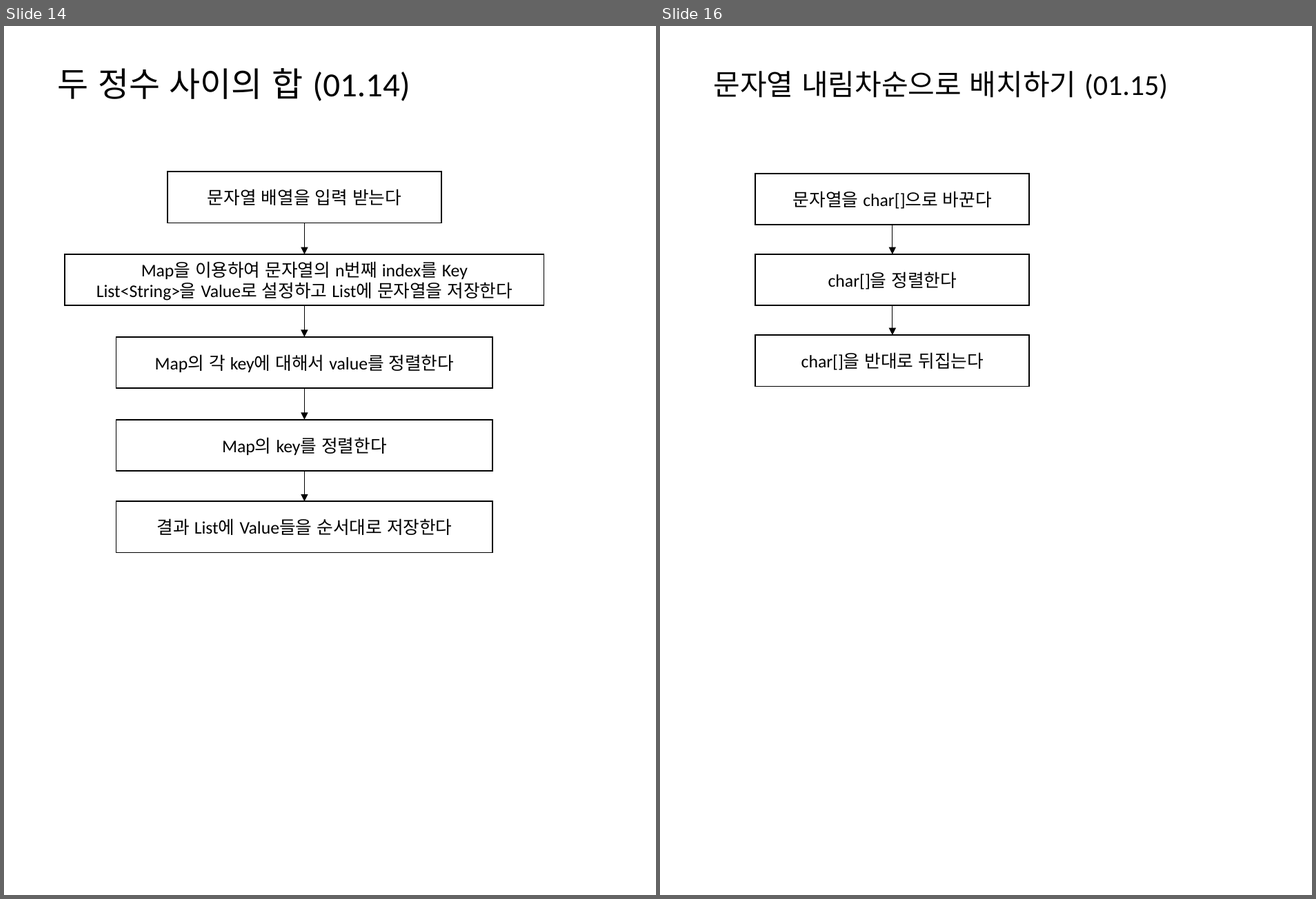
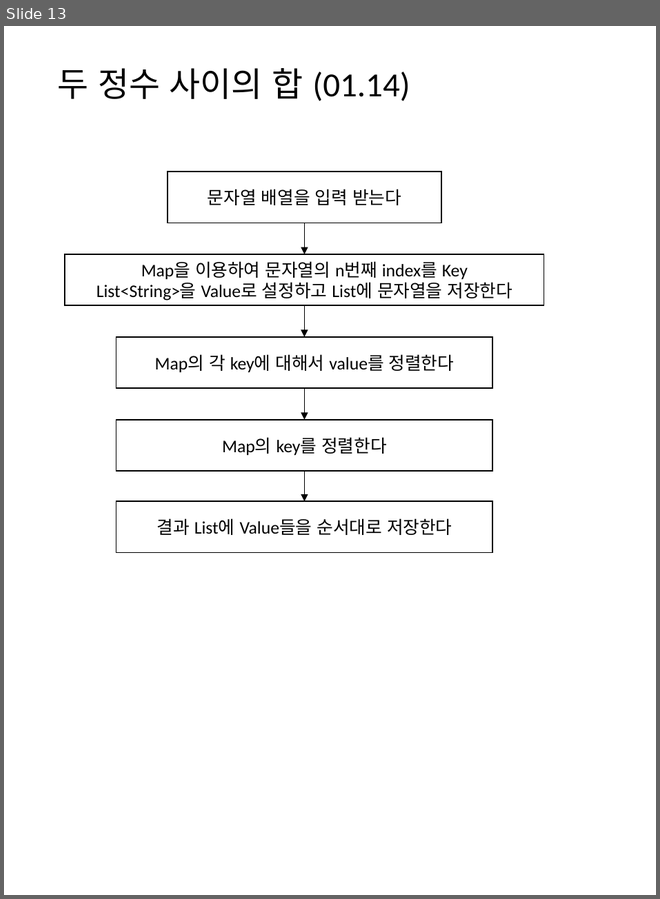
Before and after one commit to mornings9047/Algorithms_Programmers, a slide deck: 알고리즘_프로그래머스_Level01_순서도.pptx. Shown side by side, each under a label of ours: slides 14 and 16 before the commit, slide 13 after it; the slides between them are not shown. The pictures are 1316x899 and 660x899 pixels, drawn with LibreOffice and Linux fonts; fonts in the diff are those of the drawing. Boxes give left, top, right and bottom in pixels: in the first picture for what was removed or moved away, otherwise in the second. Text is boxed around its words. In the diff, an @@ line names an element or a change of style, - is before the commit and + after.

Commit message:
문자열 다루기 기본

```diff
--- a/알고리즘_프로그래머스_Level01_순서도.pptx
+++ b/알고리즘_프로그래머스_Level01_순서도.pptx
@@ slide 16 removed at <box>660,26,1312,895</box>, background #FFFFFF @@
@@ title removed at <box>714,71,1168,99</box> @@
-문자열 내림차순으로 배치하기 (01.15)
@@ rectangle removed at <box>756,174,1030,225</box> @@
-문자열을 char[]으로 바꾼다
@@ arrow removed from (892, 225) to (892, 254) @@
@@ rectangle removed at <box>756,254,1030,306</box> @@
-char[]을 정렬한다
@@ arrow removed from (892, 306) to (892, 336) @@
@@ rectangle removed at <box>756,336,1030,387</box> @@
-char[]을 반대로 뒤집는다
@@ what was slide 14 is now slide 13 @@
```
Also in this commit, not shown: 2 slides changed, 1 slide added, 1 other slide removed, 2 other files.
